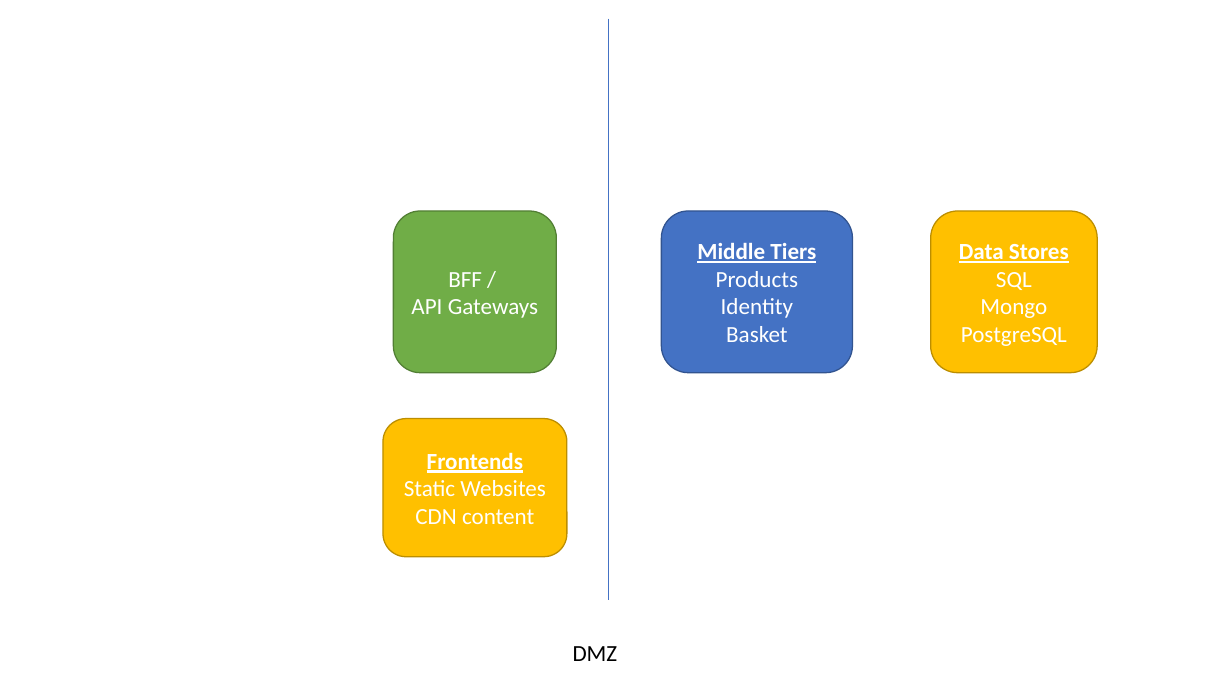
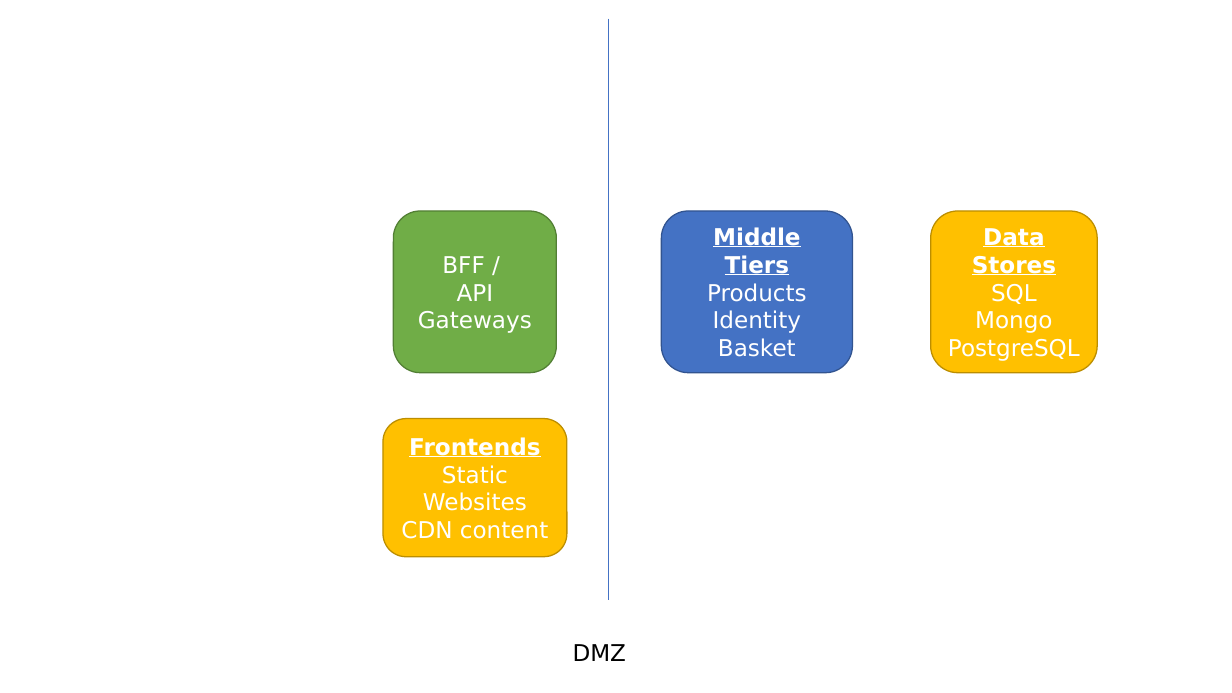
Before and after one commit to vishipayyallore/eshop-main, a slide deck: slide 5 of Documentation/Architecture.pptx. Drawn at 1232x693 pixels with LibreOffice and Linux fonts; fonts in the diff are those of the drawing. Boxes give left, top, right and bottom in pixels: in the first picture for what was removed or moved away, otherwise in the second. Text is boxed around its words. In the diff, an @@ line names an element or a change of style, - is before the commit and + after.

Commit message:
Swamy/13aug2022 session8 updates (#61)
* PPT Updates

* Update Architecture.pptx

* Postman Collections

* Update README.md

* S8 First Look

* Update Architecture.pptx

```diff
--- a/Documentation/Architecture.pptx
+++ b/Documentation/Architecture.pptx
@@ font Calibri to DejaVu Sans in 5 elements at bbox=[931, 211, 1097, 372], bbox=[662, 211, 853, 372], bbox=[394, 211, 556, 372], bbox=[383, 419, 567, 557], bbox=[573, 644, 626, 661] @@
```
